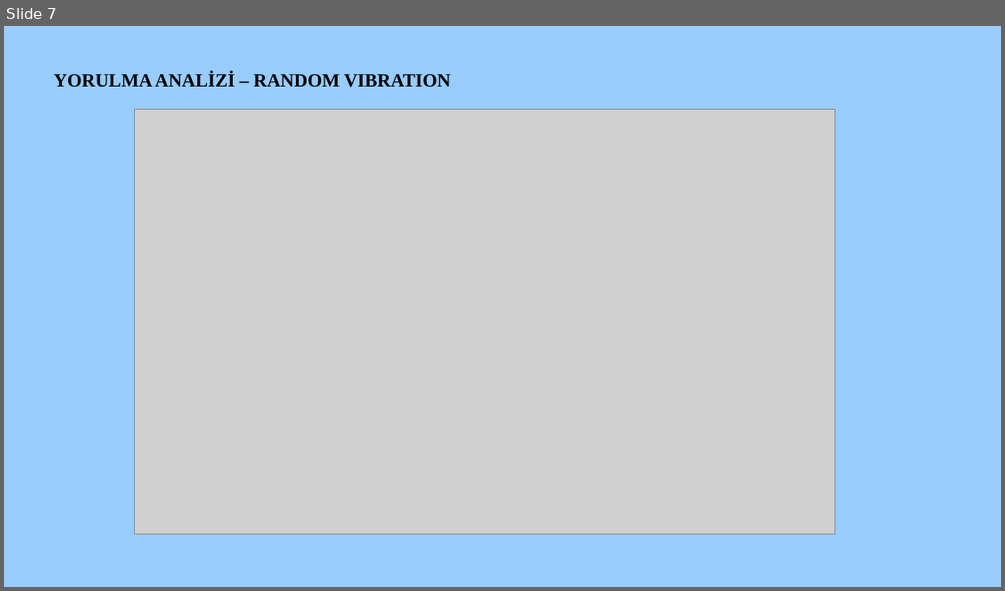
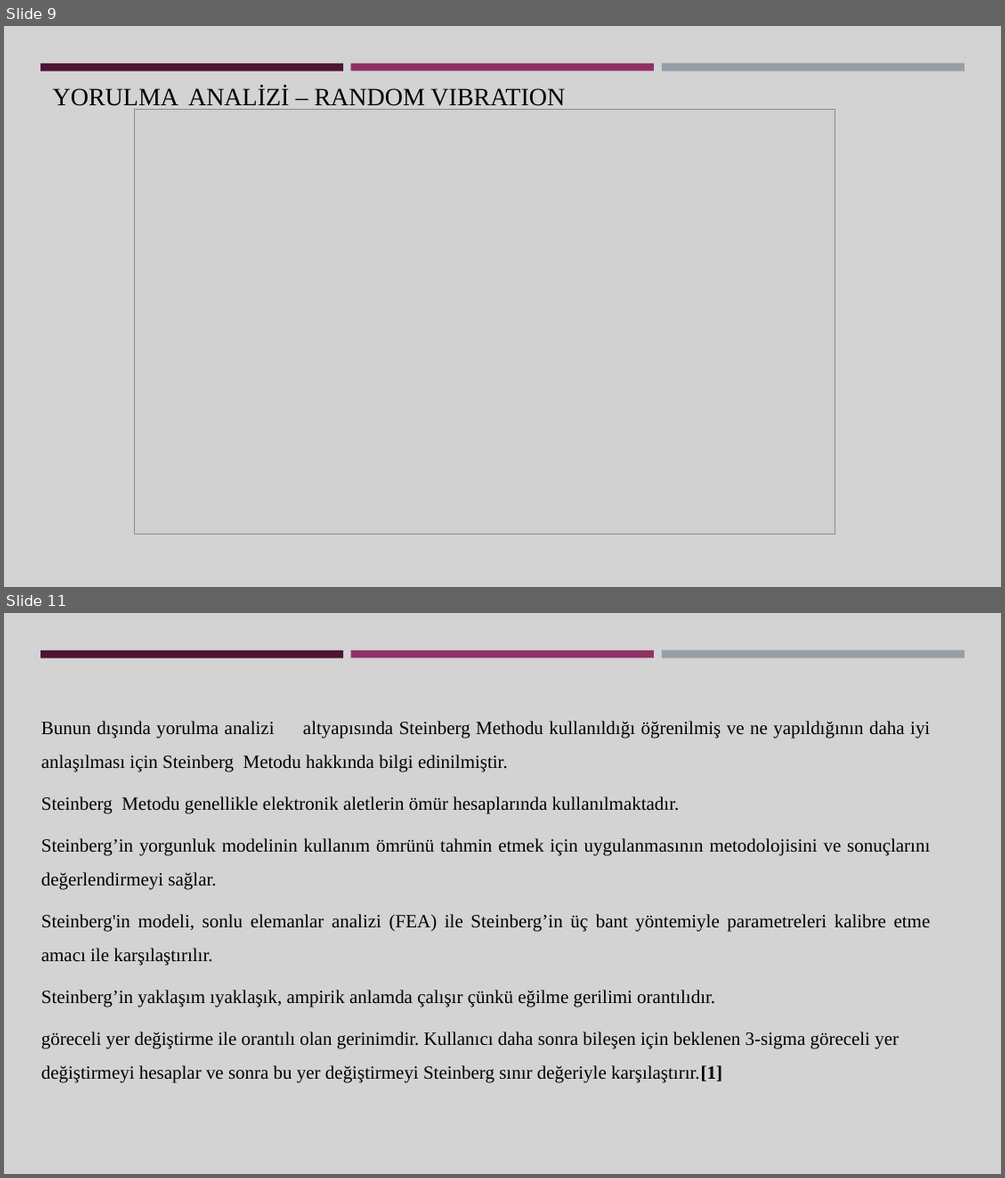
Before and after one commit to Gamze1304/black, a slide deck: Gamze Saçmaözü aselsan sunum.pptx. Shown one above the other, each under a label of ours: slide 7 before the commit, slides 9 and 11 after it; the slides between them are not shown. The pictures are 1005x591 and 1005x1178 pixels, drawn with LibreOffice and Linux fonts; fonts in the diff are those of the drawing; grey boxes stand for pictures. Boxes give left, top, right and bottom in pixels: in the first picture for what was removed or moved away, otherwise in the second. Text is boxed around its words. In the diff, an @@ line names an element or a change of style, - is before the commit and + after.

```diff
--- a/Gamze Saçmaözü aselsan sunum.pptx
+++ b/Gamze Saçmaözü aselsan sunum.pptx
@@ slide 11 added at (x1=4, y1=613, x2=1001, y2=1174), background #D3D3D3; not listed: 3 template elements that a slide beside it also shows @@
@@ text added at (x1=41, y1=721, x2=930, y2=1083), 18 pt, text #000000 @@
+Bunun dışında yorulma analizi altyapısında Steinberg Methodu kullanıldığı öğrenilmiş ve ne yapıldığının daha iyi anlaşılması için Steinberg Metodu hakkında bilgi edinilmiştir.
+Steinberg Metodu genellikle elektronik aletlerin ömür hesaplarında kullanılmaktadır.
+Steinberg’in yorgunluk modelinin kullanım ömrünü tahmin etmek için uygulanmasının metodolojisini ve sonuçlarını değerlendirmeyi sağlar.
+Steinberg'in modeli, sonlu elemanlar analizi (FEA) ile Steinberg’in üç bant yöntemiyle parametreleri kalibre etme amacı ile karşılaştırılır.
+Steinberg’in yaklaşım ıyaklaşık, ampirik anlamda çalışır çünkü eğilme gerilimi orantılıdır.
+göreceli yer değiştirme ile orantılı olan gerinimdir. Kullanıcı daha sonra bileşen için beklenen 3-sigma göreceli yer değiştirmeyi hesaplar ve sonra bu yer değiştirmeyi Steinberg sınır değeriyle karşılaştırır.[1]
@@ what was slide 7 is now slide 9 @@
@@ slide 9 changed as well @@
@@ background #99CCFF to #D3D3D3 @@
@@ rectangle added at (x1=40, y1=63, x2=343, y2=70), fill #4D1434 @@
@@ text "YORULMA ANALİZİ – RANDOM VIBRATION" moved from (x1=54, y1=71, x2=451, y2=87) to (x1=53, y1=86, x2=565, y2=110) @@
@@ text "YORULMA ANALİZİ – RANDOM VIBRATION" at (x1=53, y1=86, x2=565, y2=110): size 18 to 24 pt, bold off @@
@@ rectangle added at (x1=351, y1=63, x2=654, y2=70), fill #903163 @@
@@ rectangle added at (x1=662, y1=63, x2=964, y2=71), fill #969FA7 @@
```
Also in this commit, not shown: 6 other slides changed, 16 other slides added, 1 slide removed.
